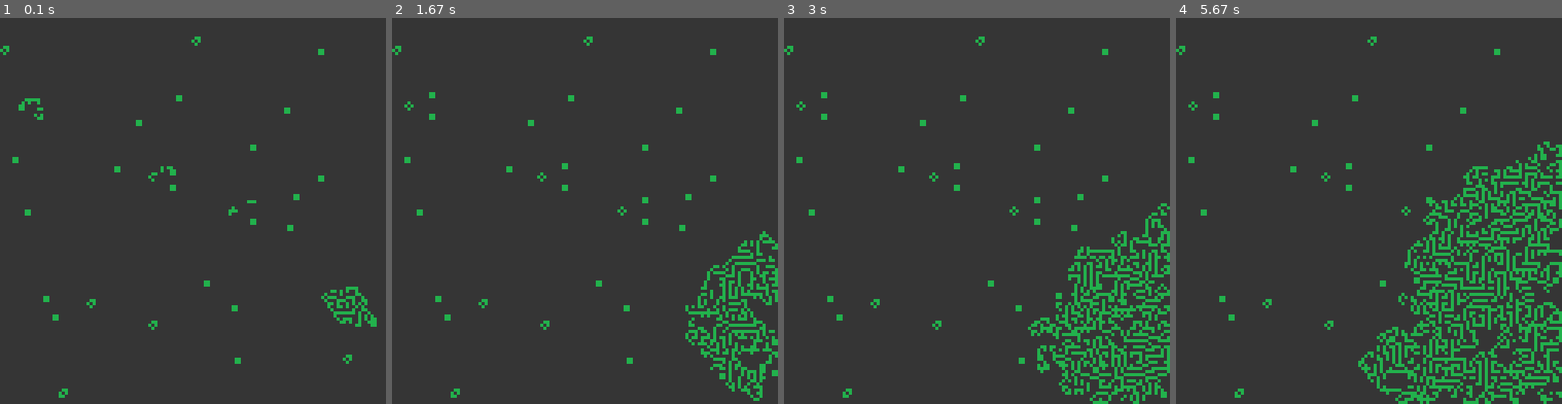
Above: before the commit, frames 1-4 (left to right).
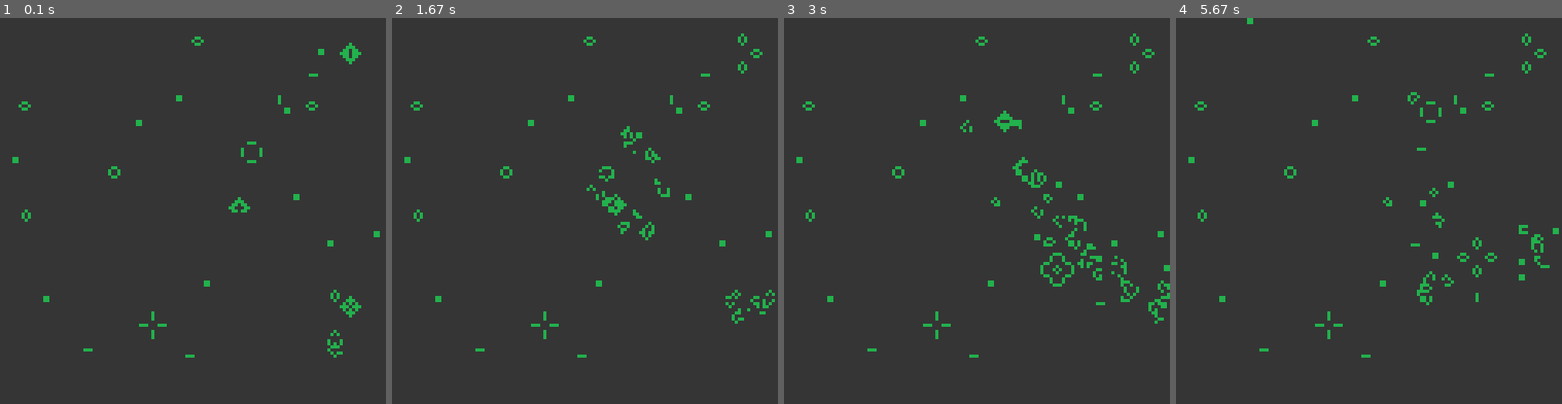
Above: after the commit, the same moments.

Repository: jahaynes256/pygame-conway-game-of-life
Game: pygame game, started from conway.py
Same seed, same stepped clock (60 frames per second), same inputs: the game is played once before the commit and once after it.
Inputs:
- Up to frame 1 (0.1 s): no input
- Up to frame 2 (1.67 s): no input
- Up to frame 3 (3 s): no input
- Up to frame 4 (5.67 s): tap Enter every 0.33 s from 3.33 to 5.33 s

The runs differ from the first frame. In frame 1, 1.9% of the frame differs, in the area x 0-99%, y 5-99%; in frame 2, 4.6%; in frame 3, 7.6%; in frame 4, 11%, in the area x 0-100%, y 0-100%.

Commit message:
Good Enough for Push

Diff:
--- a/conway.py
+++ b/conway.py
@@ -1,4 +1,4 @@
-import pygame, random, time, math
+import pygame, random, time, math, copy
 
 
 #Global Variables
@@ -7,13 +7,44 @@
 CELL_SIZE = 4
 INITIAL_POP = 0.07
 
+# ---Debug Functions---
+def matrixCheckSum(matrix):
+    """
+    Creates a unique (rare more accurately) ID to compare two 2D boolean lists.
+    Unlikely to be different and return the same ID, but possible. Good enough.
+    """
+    checksum = 0
+    for j in range(ROWS):
+        for i in range(COLS):
+            if matrix[i][j]:
+                checksum+=i+j
+    return checksum
+
+def matrixComp(matrix,otherMatrix):
+    """
+    Compare two matrix checksums see previous function.
+    """
+    return matrixCheckSum(matrix) == matrixCheckSum(otherMatrix)
+# ---End Debug Functions---
+
 def placeIMG(IMG, x, y):
+    """
+    Display cell[x][y] with a rectangle with the top left being at (x*CELL_SIZE,y*CELL_SIZE)
+    """
     screen.blit(IMG, (x*CELL_SIZE, y*CELL_SIZE))
 
 def randMatrix():
-        return [[random.random() < INITIAL_POP for j in range(COLS)] for i in range(ROWS)]
+    """
+    Return a 2D List of True and False values with a INITIAL_POP chance to be true.
+    Ex. If INITIAL_POP = 0.20 then 20% of values in the matrix will be True
+    """
+    return [[random.random() < INITIAL_POP for j in range(COLS)] for i in range(ROWS)]
 
 def getNeighbors(cellAlive,x,y):
+    """
+    Uses torus topology, going left at (0,0) goes to right most value (MAX, 0)
+    Return a count of cells adjacent to current cell. Ignore self.
+    """
     count = 0
     for j in range((y-1),(y+2)):
         for i in range((x-1),(x+2)):
@@ -23,6 +54,10 @@
     return count
 
 def getNeighborsNoWrap(cellAlive,x,y):
+    """
+    Uses rectangular topology. Can't go beyond borders.
+    Return a count of cells adjacent to current cell. Ignore self.
+    """
     count = 0
     minY=(y-1) if (y-1)>0 else 0
     maxY=(y+2) if (y+2)<ROWS else ROWS
@@ -37,18 +72,33 @@
     return count
 
 def checkForStateChange(cellAlive):
+    """
+    The core logic of the Game of Life.
+
+    Checks each cell for it neighbors and depending on the number of neighbors, kills it
+    or resurects it.
+
+    Old version changed the matrix each iteration while checking it for
+    the animation frame. This gives interesting cellular automata, but is not Conway's Game
+    of Life. Fixed in latest version.
+    """
+    newCellAlive = copy.deepcopy(cellAlive)
     for j in range(ROWS):
         for i in range(COLS):
             n = getNeighborsNoWrap(cellAlive,i,j)
             if cellAlive[i][j]:
                 if not (2 <= n <= 3):
-                    cellAlive[i][j] = False
+                    newCellAlive[i][j] = False
             else:
                 if n == 3:
-                    cellAlive[i][j] = True
+                    newCellAlive[i][j] = True
+    return newCellAlive
 
 
-def drawCells():
+def drawCells(cellAlive):
+    """
+    Places the images that make up the graphics for the game.
+    """
     for y in range(0,ROWS,1):
         for x in range(0,COLS,1):
             if cellAlive[x][y]:
@@ -73,7 +123,7 @@
 deadIMG = pygame.image.load('res\\dead_4.png')
 
 #Data Structures
-cellAlive = randMatrix()
+cAlive = randMatrix()
 
 #Game Loop
 running = True
@@ -85,7 +135,6 @@
     #BACKGROUND COLOR
     screen.fill((50, 50, 50))
     #DRAW MATRIX
-    drawCells()
-
+    drawCells(cAlive)
     pygame.display.update()
-    checkForStateChange(cellAlive)
+    cAlive = checkForStateChange(cAlive)
